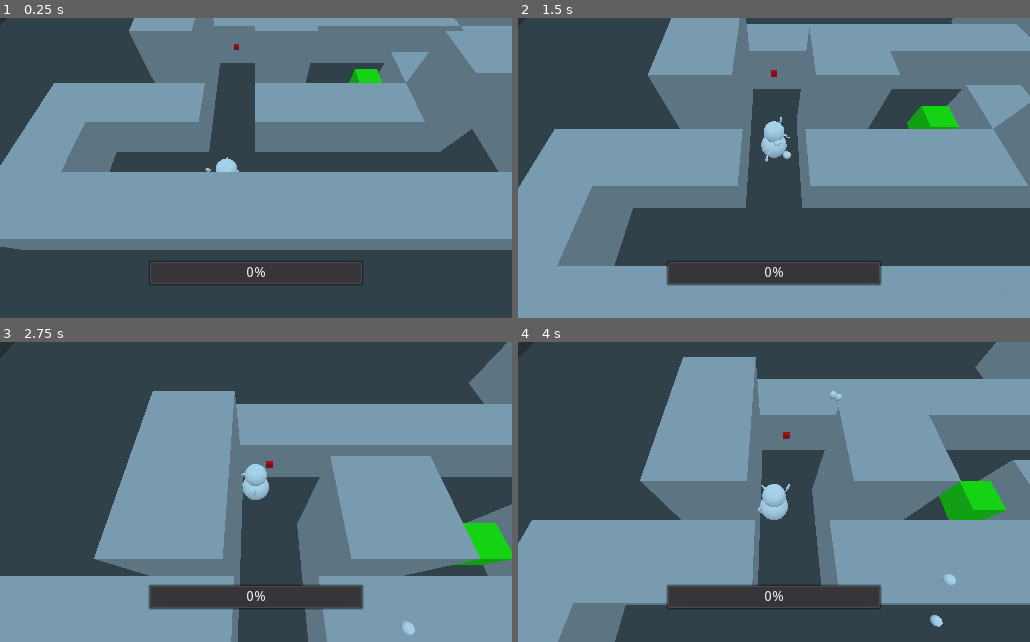
Above: before the commit, frames 1-4 (two rows, left to right).
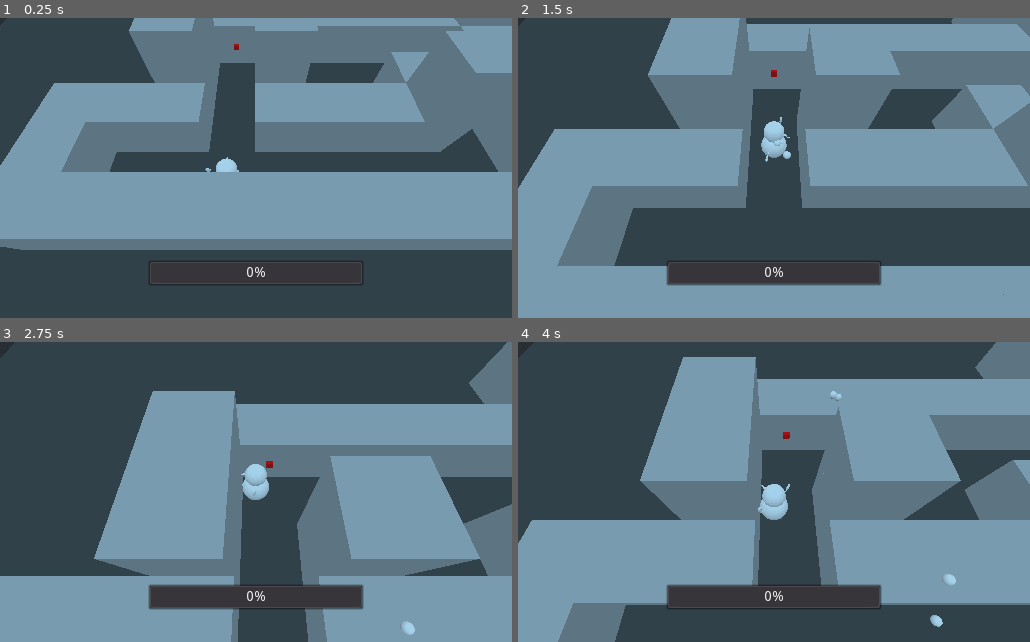
Above: after the commit, the same moments.

Repository: Altoc/crazy-christmas
Game: Godot game, scene res://scenes/Main.tscn
The game is run twice, just before and just after one commit, with the same random seed, the same clock (stepped at 60 frames per second) and the same inputs.
Inputs (mouse positions are in pixels of both pictures, inside the frame that each line leads up to):
- Up to frame 1 (0.25 s): no input
- Up to frame 2 (1.5 s): move the mouse to (748, 228) at 0.52 s; press the mouse at (748, 228) at 0.53 s; hold W (PlayerForward) from 0.53 s (still down); move the mouse to (927, 213) at 1.27 s; release the mouse at (927, 213) at 1.28 s; click (927, 213) at 1.35 s
- Up to frame 3 (2.75 s): move the mouse to (102, 447) at 2.02 s; release W (PlayerForward) at 2.03 s; press the mouse at (102, 447) at 2.03 s; hold A (PlayerLeft) from 2.03 s (still down)
- Up to frame 4 (4 s): move the mouse to (799, 492) at 2.77 s; release the mouse at (799, 492) at 2.78 s; click (799, 492) at 2.85 s; move the mouse to (697, 417) at 3.52 s; release A (PlayerLeft) at 3.53 s; press the mouse at (697, 417) at 3.53 s; hold S (PlayerBackward) from 3.53 s (still down)

The runs differ from the first frame. In frame 1, 0.3% of the frame differs, in the area x 68-75%, y 17-22%; in frame 2, 0.6%; in frame 3, 0.9%; in frame 4, 1.3%, in the area x 82-96%, y 46-60%.

Commit message:
ramp scale reduced for z plane glitch

Diff:
--- a/Crazy Christmas/scenes/level/Level01.tscn
+++ b/Crazy Christmas/scenes/level/Level01.tscn
@@ -208,4 +208,4 @@
 signalChannel = 1
 
 [node name="TeleportOut" parent="." instance=ExtResource( 2 )]
-transform = Transform( 1, 0, 0, 0, 1, 0, 0, 0, 1, -8, 3, -4 )
+transform = Transform( 1, 0, 0, 0, 1, 0, 0, 0, 1, 4, 10, -12 )
--- a/Crazy Christmas/scenes/models/Ramp.tscn
+++ b/Crazy Christmas/scenes/models/Ramp.tscn
@@ -52,7 +52,7 @@
 script = ExtResource( 2 )
 
 [node name="Cube" type="MeshInstance" parent="."]
-transform = Transform( 2, 0, 0, 0, 2, 0, 0, 0, 2, 0, 0, 0 )
+transform = Transform( 1.98, 0, 0, 0, 2, 0, 0, 0, 1.98, 0, 0, 0 )
 mesh = SubResource( 1 )
 material/0 = null
 
